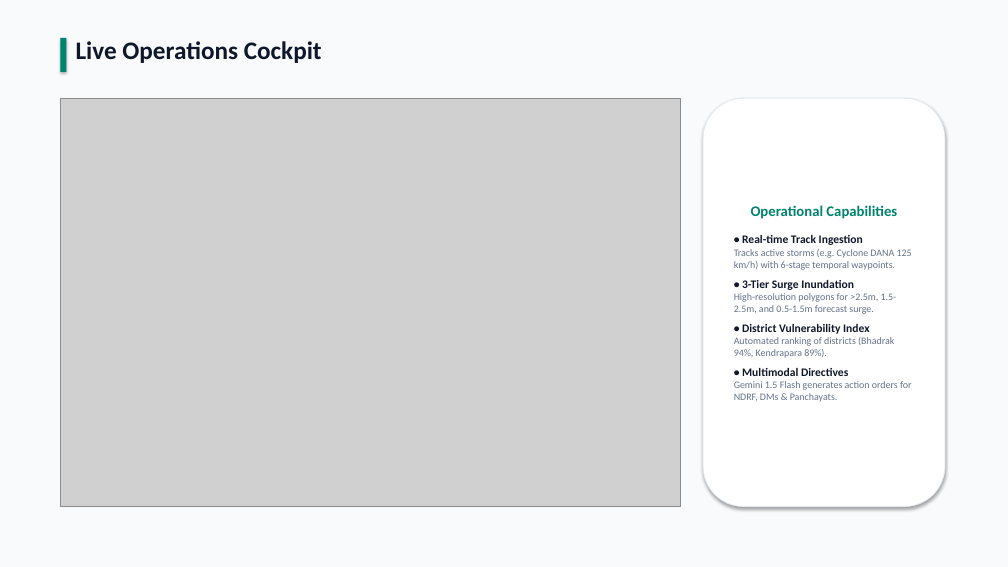
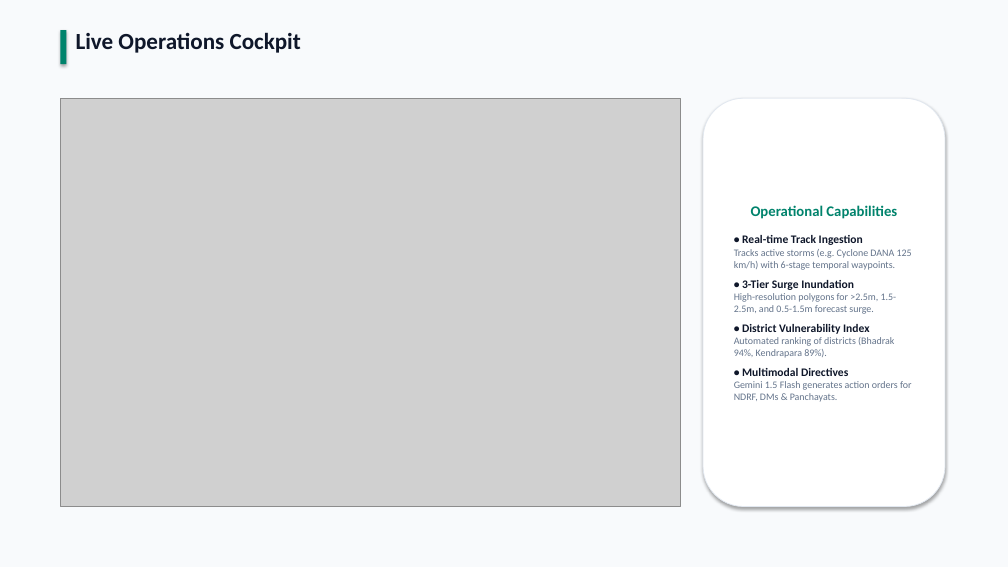
Before and after one commit to chiraghs/PRAHAR, a slide deck: slide 5 of pitch-deck/PRAHAR-Pitch-Deck.pptx. Drawn at 1008x567 pixels with LibreOffice and Linux fonts; fonts in the diff are those of the drawing; grey boxes stand for pictures. Boxes give left, top, right and bottom in pixels: in the first picture for what was removed or moved away, otherwise in the second. Text is boxed around its words. In the diff, an @@ line names an element or a change of style, - is before the commit and + after.

```diff
--- a/pitch-deck/PRAHAR-Pitch-Deck.pptx
+++ b/pitch-deck/PRAHAR-Pitch-Deck.pptx
@@ text "Live Operations Cockpit": place and size @@
-text "Live Operations Cockpit" at [76, 41, 322, 63]
+text "Live Operations Cockpit" at [76, 32, 301, 53]
@@ text "Live Operations Cockpit" at [76, 32, 301, 53]: size 24 to 22 pt @@
@@ rectangle: place and size @@
-rectangle at [60, 38, 67, 72]
+rectangle at [60, 30, 67, 64]
```
Also in this commit, not shown: 9 other slides changed, 3 other files.
